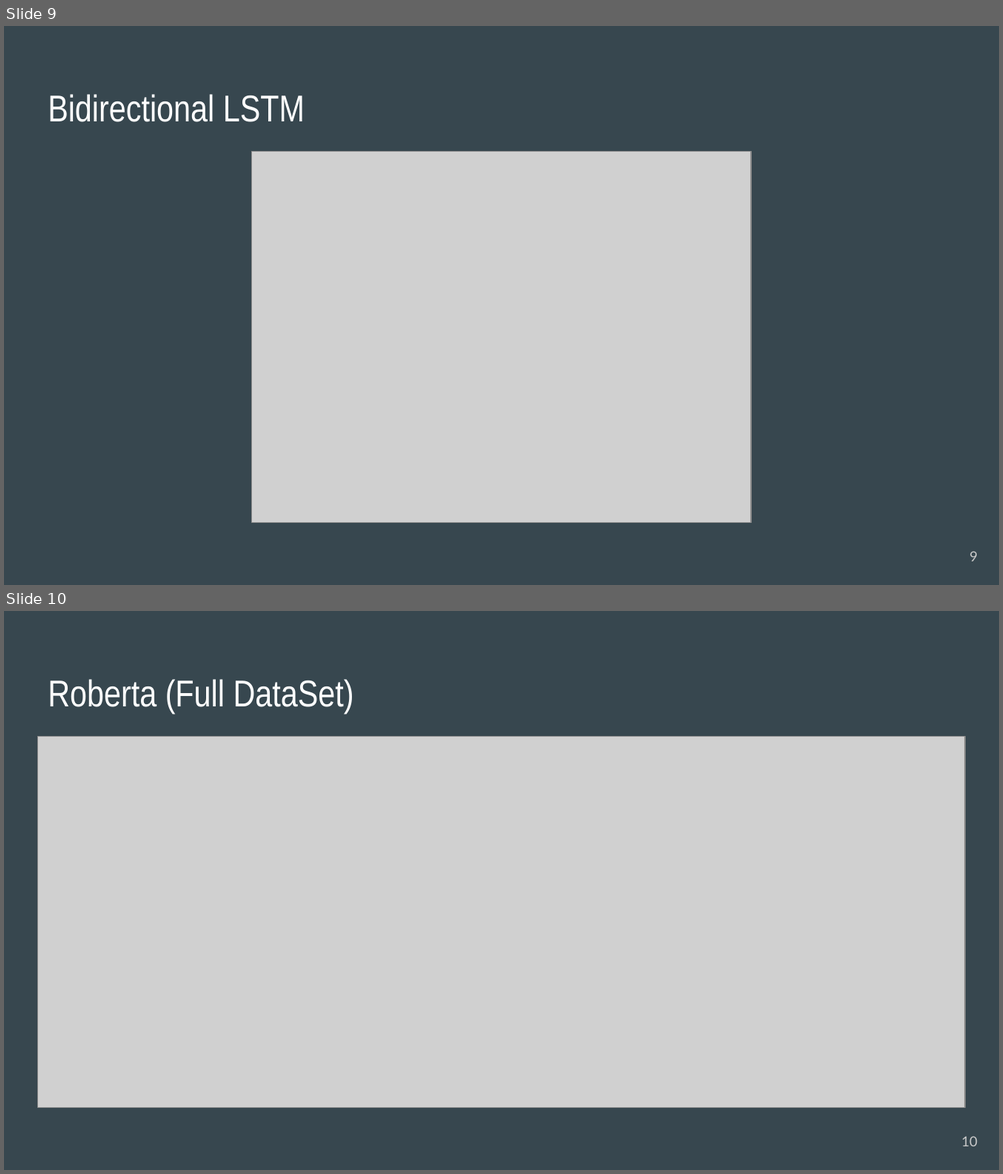
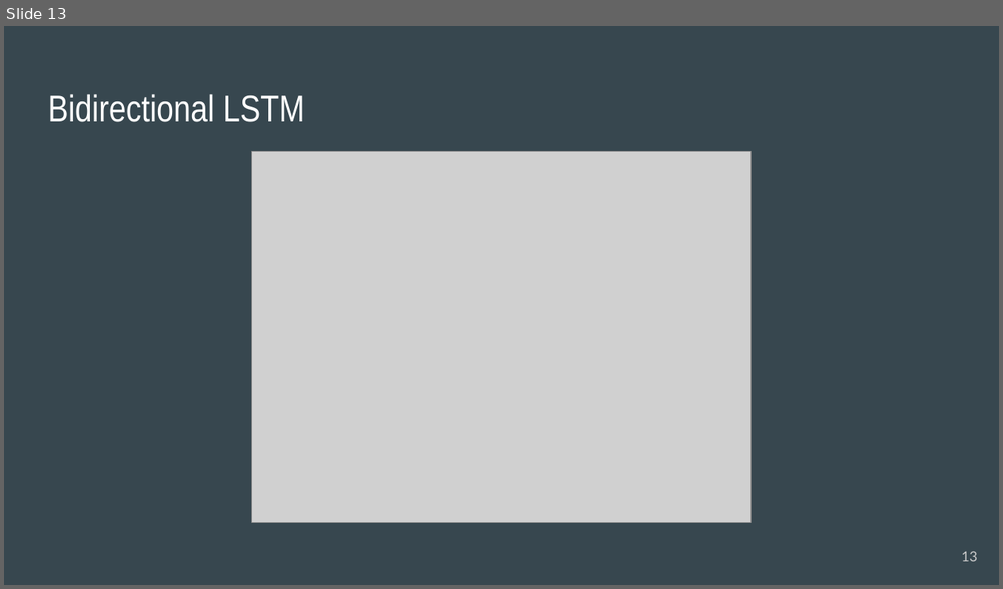
Before and after one commit to mqarmout/amazon_sentiment_analysis, a slide deck: Amazon Reviews Sentiment Analysis.pptx. Shown one above the other, each under a label of ours: slides 9 and 10 before the commit, slide 13 after it. The pictures are 1003x1174 and 1003x589 pixels, drawn with LibreOffice and Linux fonts; fonts in the diff are those of the drawing; grey boxes stand for pictures. Boxes give left, top, right and bottom in pixels: in the first picture for what was removed or moved away, otherwise in the second. Text is boxed around its words. In the diff, an @@ line names an element or a change of style, - is before the commit and + after.

```diff
--- a/Amazon Reviews Sentiment Analysis.pptx
+++ b/Amazon Reviews Sentiment Analysis.pptx
@@ slide 10 removed at <box>4,611,999,1170</box>, background #37474F @@
@@ title removed at <box>48,679,354,714</box> @@
-Roberta (Full DataSet)
@@ picture removed at <box>38,736,965,1108</box> @@
@@ page number removed at <box>961,1136,977,1147</box> @@
-10
@@ what was slide 9 is now slide 13 @@
@@ page number at <box>961,551,977,562</box>: text changed @@
-9
+13
```
Also in this commit, not shown: 4 slides changed, 1 slide added.
